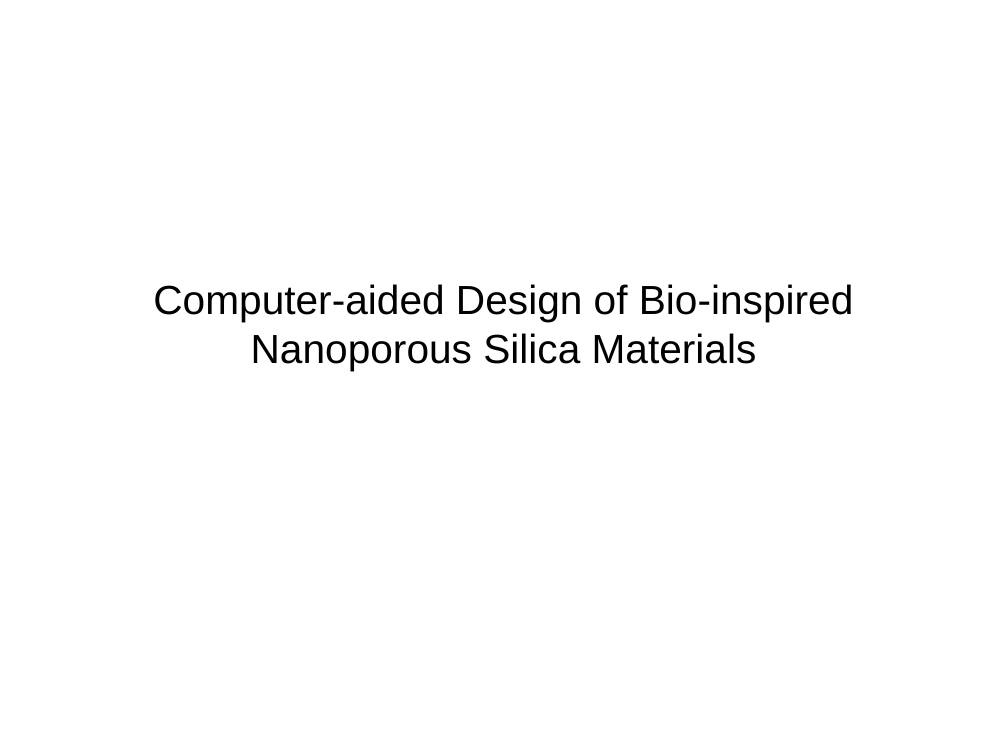
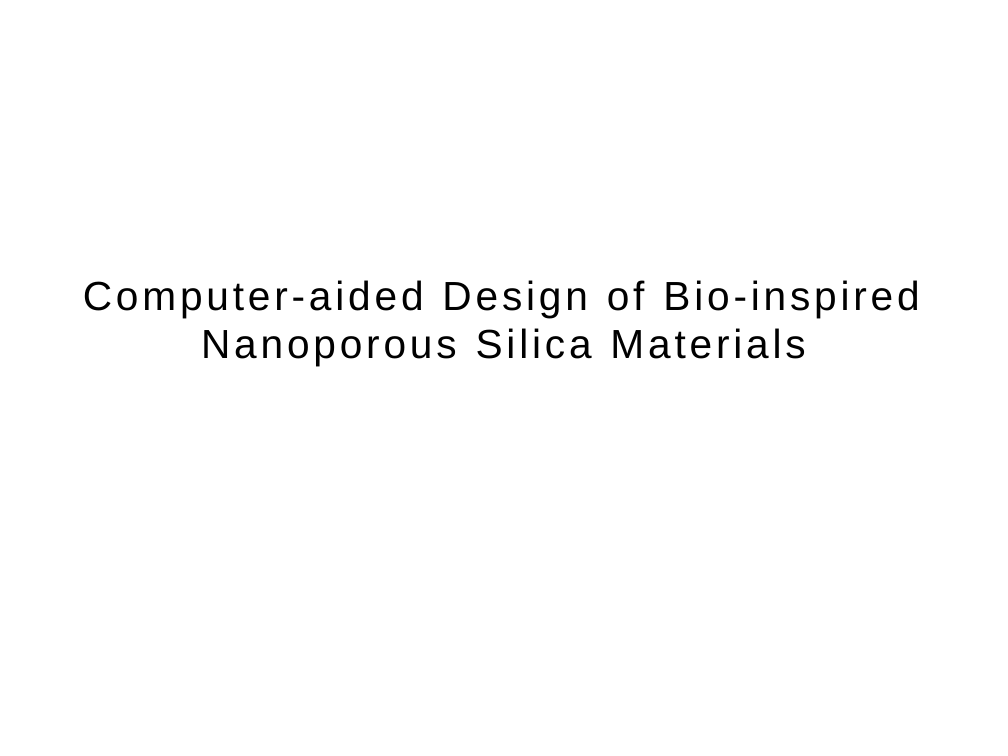
Before and after one commit to acnz/summer-prj, a slide deck: slide 1 of Slides.odp. Drawn at 1008x756 pixels with LibreOffice and Linux fonts; fonts in the diff are those of the drawing; background and template pictures are left out. Boxes give left, top, right and bottom in pixels: in the first picture for what was removed or moved away, otherwise in the second. Text is boxed around its words. In the diff, an @@ line names an element or a change of style, - is before the commit and + after.

```diff
--- a/Slides.odp
+++ b/Slides.odp
@@ subtitle "Computer-aided Design of Bio-inspired Nanoporous ..." at (83,280,919,366): letter spacing 0 to 3 pt @@
```
Also in this commit, not shown: 9 other slides changed, 1 slide added, 4 other files.
